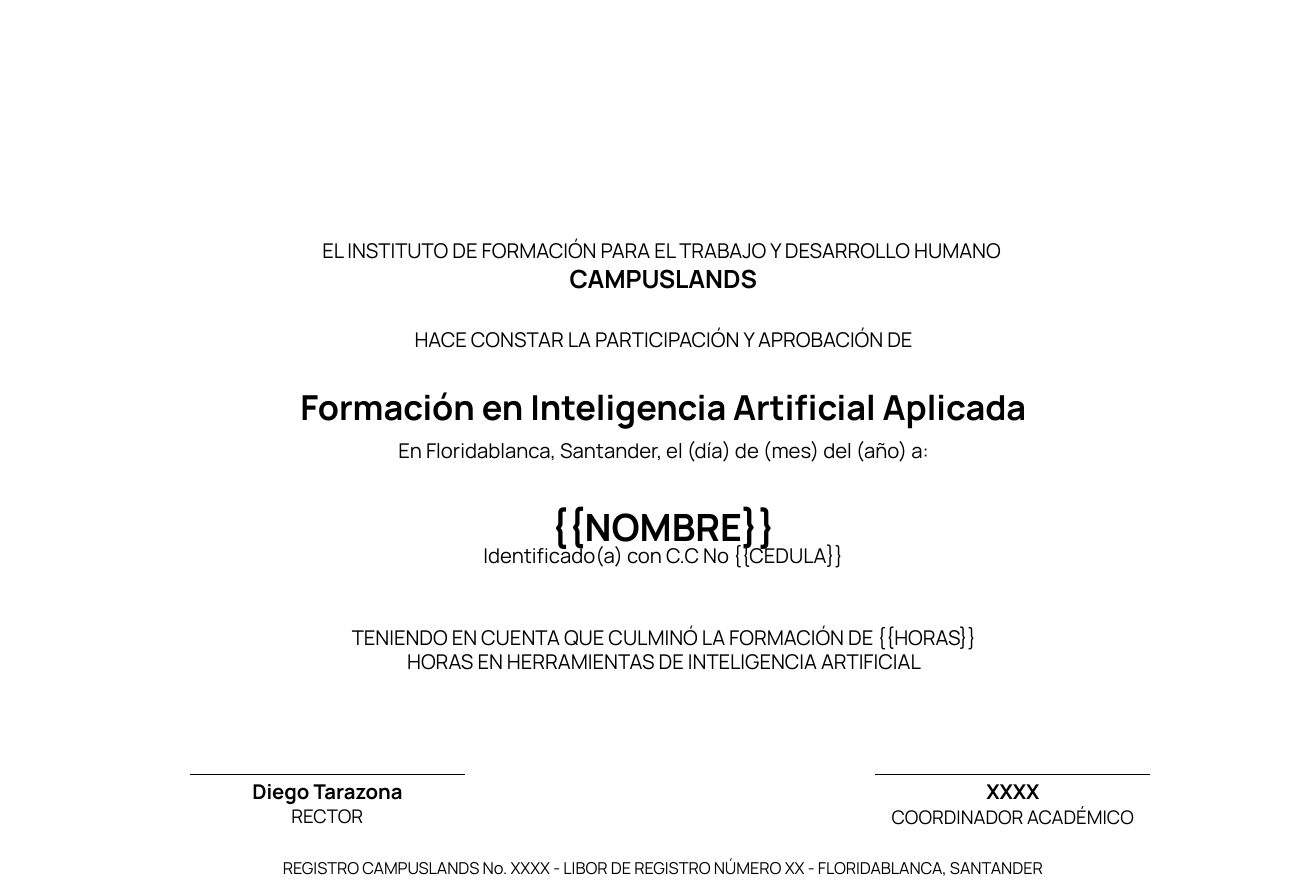
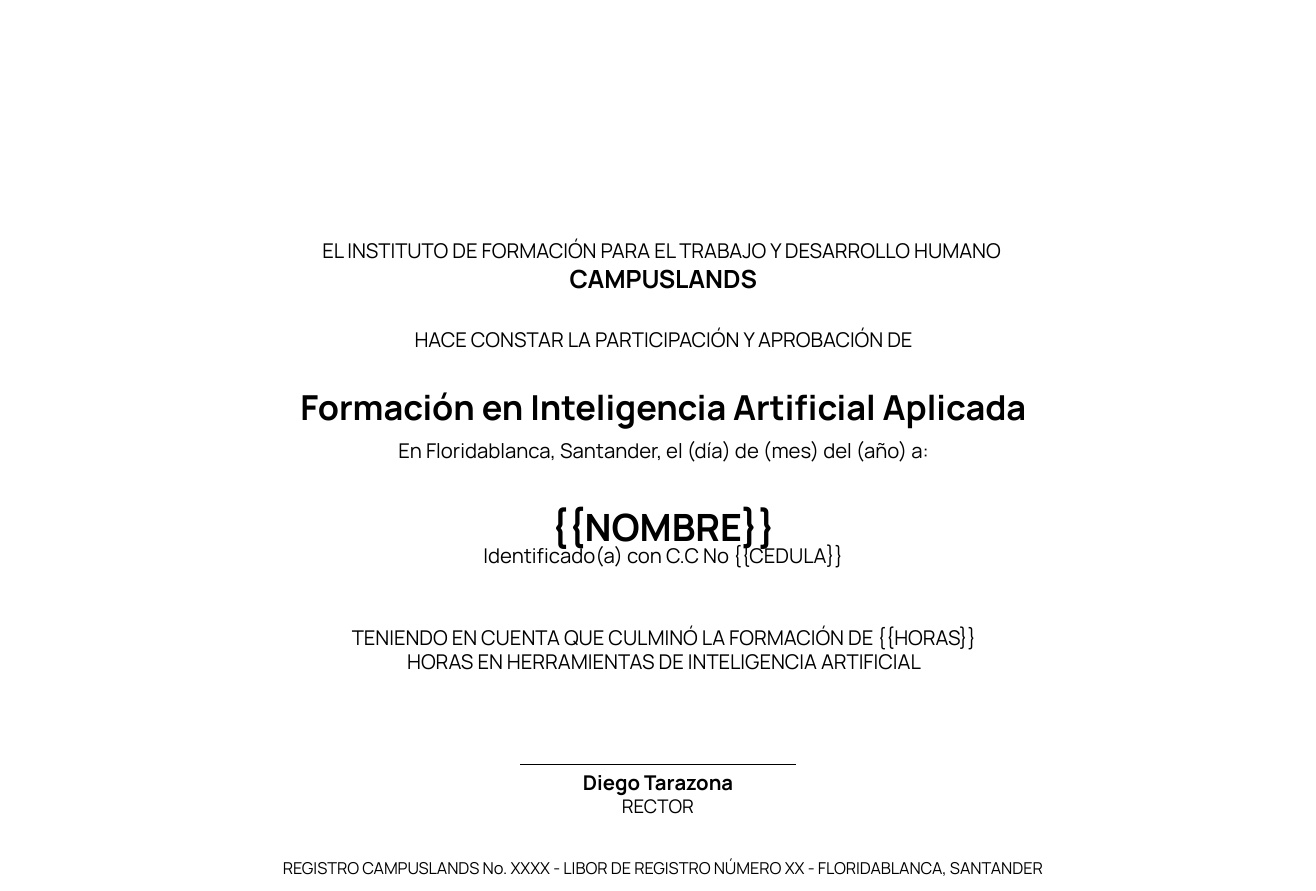
Before and after one commit to gfranco7/Certificados, a slide deck: slide 1 of plantilla.pptx. Drawn at 1316x891 pixels with LibreOffice and Linux fonts; fonts in the diff are those of the drawing; background and template pictures are left out. Boxes give left, top, right and bottom in pixels: in the first picture for what was removed or moved away, otherwise in the second. Text is boxed around its words. In the diff, an @@ line names an element or a change of style, - is before the commit and + after.

```diff
--- a/plantilla.pptx
+++ b/plantilla.pptx
@@ 2 texts, 1 line: place and size @@
-2 texts, 1 line at (190,773,465,824)
+2 texts, 1 line at (520,764,796,814)
@@ line removed from (876, 773) to (1151, 773) @@
@@ text removed at (892,806,1134,825) @@
-COORDINADOR ACADÉMICO
@@ text removed at (986,784,1039,799) @@
-XXXX
```
Also in this commit, not shown: 3 other files.
